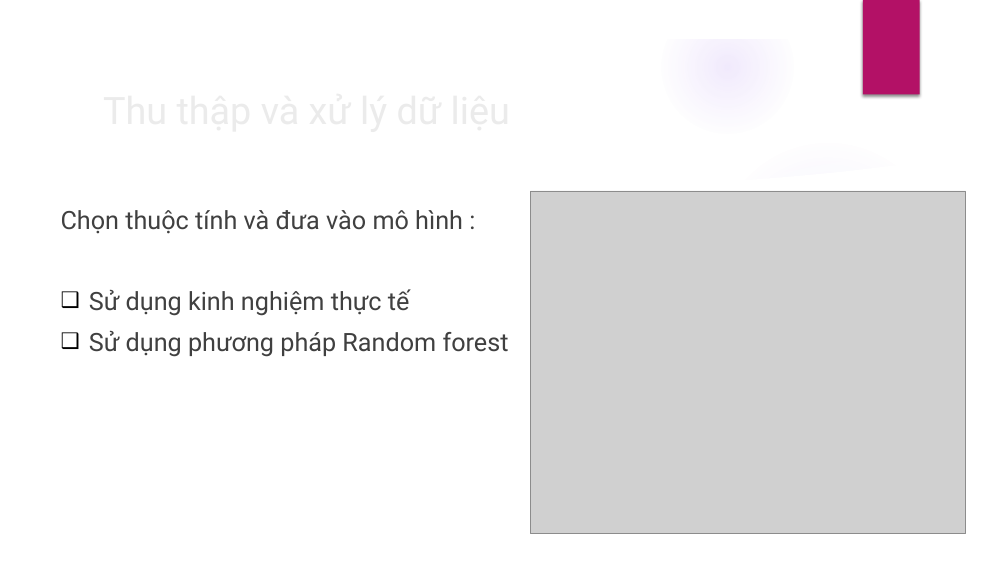
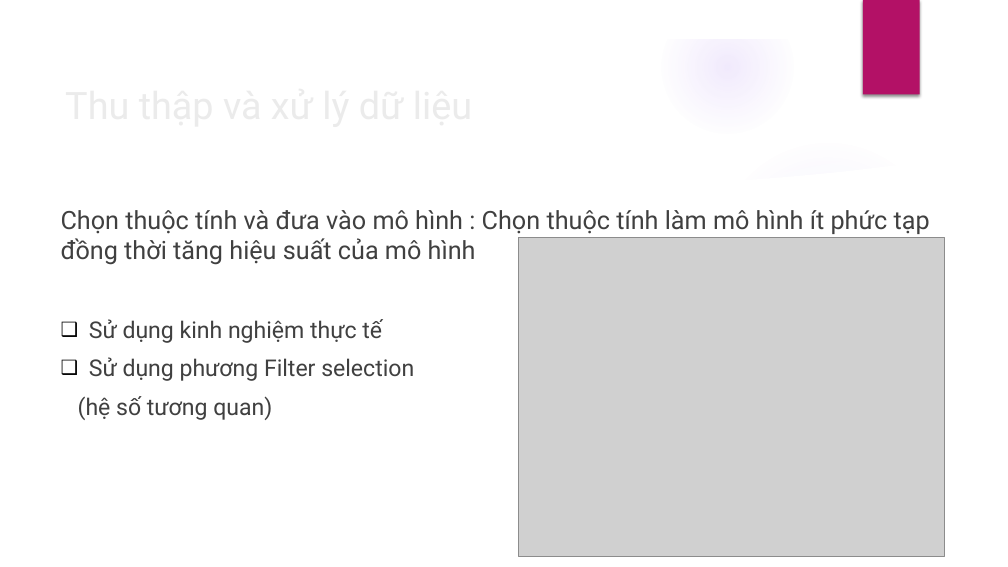
Before and after one commit to DesertFoxee/ai_room_price_prediction, a slide deck: slide 13 of Slide.pptx. Drawn at 1008x567 pixels with LibreOffice and Linux fonts; fonts in the diff are those of the drawing; grey boxes stand for pictures; background and template pictures are left out. Boxes give left, top, right and bottom in pixels: in the first picture for what was removed or moved away, otherwise in the second. Text is boxed around its words. In the diff, an @@ line names an element or a change of style, - is before the commit and + after.

```diff
--- a/Slide.pptx
+++ b/Slide.pptx
@@ title "Thu thập và xử lý ...": place and size @@
-title "Thu thập và xử lý ..." at (95,80,820,138)
+title "Thu thập và xử lý ..." at (57,76,782,134)
@@ text at (61,210,930,265): text changed @@
-Chọn thuộc tính và đưa vào mô hình :
+Chọn thuộc tính và đưa vào mô hình : Chọn thuộc tính làm mô hình ít phức tạp đồng thời tăng hiệu suất của mô hình
@@ picture: place and size @@
-picture at (531,191,966,534)
+picture at (519,237,944,557)
@@ text at (89,319,382,343): size 24 to 22 pt in "Sử dụng kinh nghiệm thực tế" @@
@@ text at (78,357,414,420): text changed; size 24 to 22 pt @@
-❑ Sử dụng phương pháp Random forest
+❑ Sử dụng phương Filter selection
+(hệ số tương quan)
```
Also in this commit, not shown: 15 other slides changed, 1 slide removed, 1 other file.
